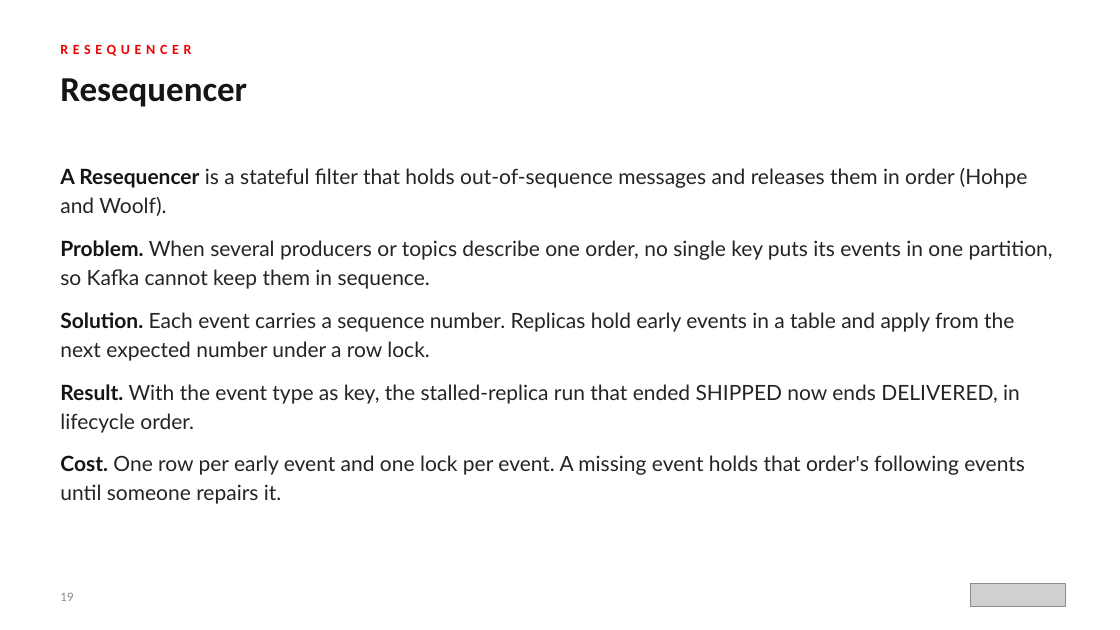
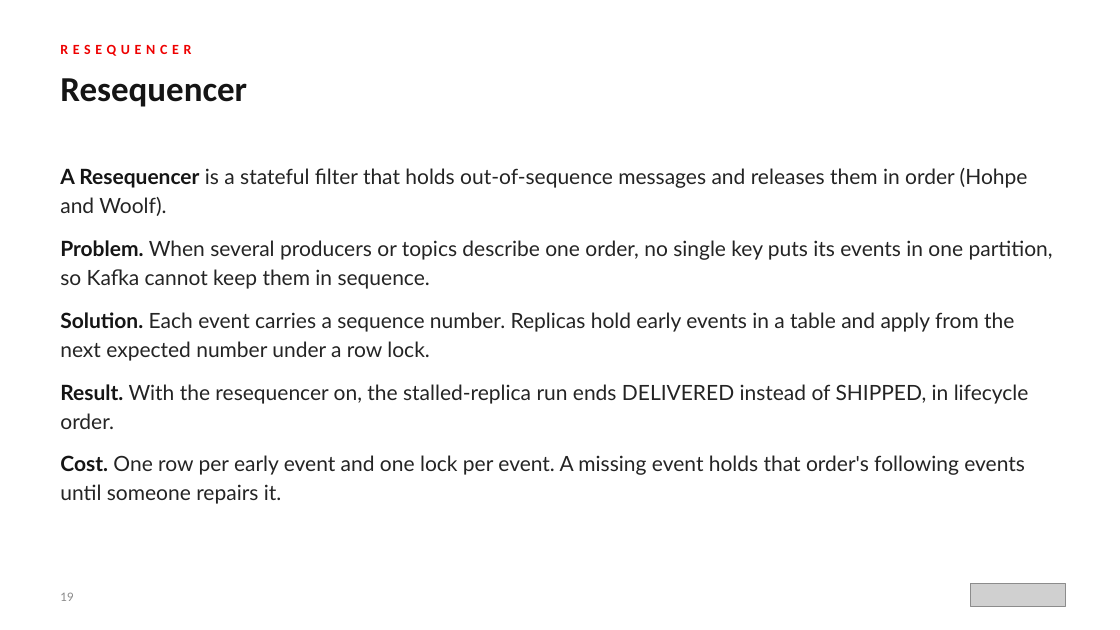
Before and after one commit to patterncatalyst/event-driven-patterns-with-quarkus-and-camel, a slide deck: slide 19 of lgtm-presentation/Event-Driven-Patterns-with-Quarkus-and-Camel.pptx. Drawn at 1120x630 pixels with LibreOffice and Linux fonts; fonts in the diff are those of the drawing; grey boxes stand for pictures. Boxes give left, top, right and bottom in pixels: in the first picture for what was removed or moved away, otherwise in the second. Text is boxed around its words. In the diff, an @@ line names an element or a change of style, - is before the commit and + after.

```diff
--- a/lgtm-presentation/Event-Driven-Patterns-with-Quarkus-and-Camel.pptx
+++ b/lgtm-presentation/Event-Driven-Patterns-with-Quarkus-and-Camel.pptx
@@ text at (60, 384, 1029, 429): text changed @@
-● Result. With the event type as key, the stalled-replica run that ended SHIPPED now ends DELIVERED, in lifecycle order.
+● Result. With the resequencer on, the stalled-replica run ends DELIVERED instead of SHIPPED, in lifecycle order.
```
Also in this commit, not shown: 3 other slides changed, 10 other files.
